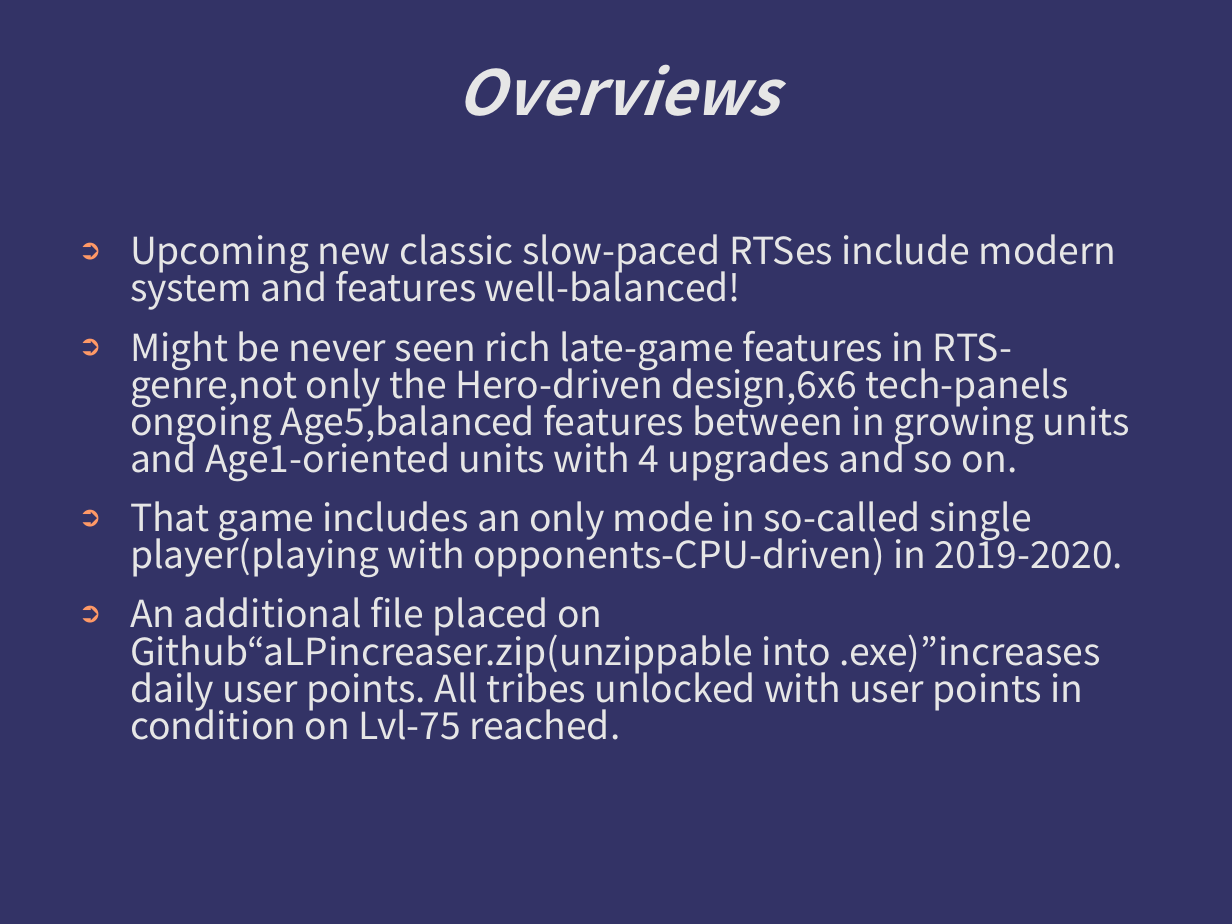
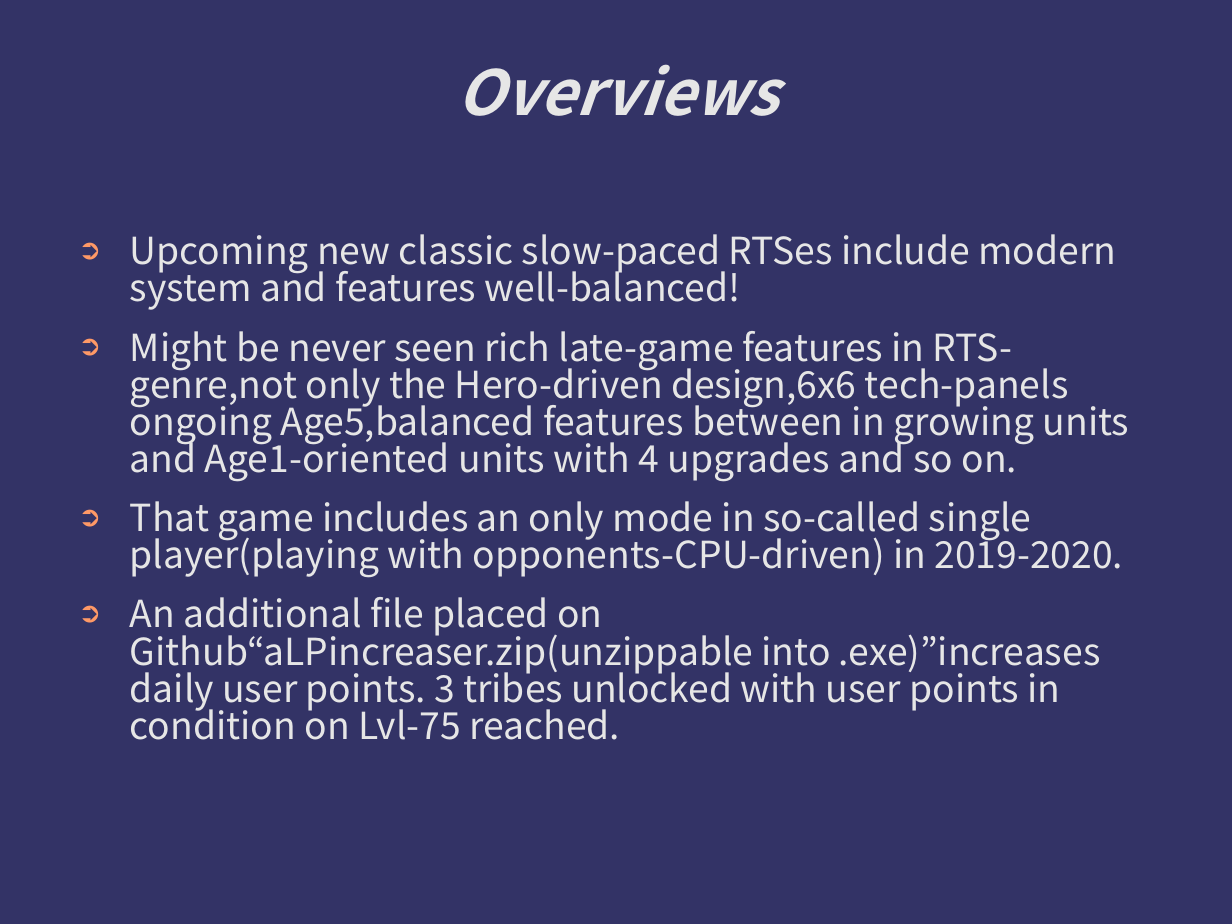
Before and after one commit to kotorize/kotorize, a slide deck: slide 2 of Manuals.ppt. Drawn at 1232x924 pixels with LibreOffice and Linux fonts; fonts in the diff are those of the drawing; background and template pictures are left out. Boxes give left, top, right and bottom in pixels: in the first picture for what was removed or moved away, otherwise in the second. Text is boxed around its words. In the diff, an @@ line names an element or a change of style, - is before the commit and + after.

```diff
--- a/Manuals.ppt
+++ b/Manuals.ppt
@@ text at (x1=130, y1=597, x2=1101, y2=740): text changed @@
-➲ An additional file placed on Github“aLPincreaser.zip(unzippable into .exe)”increases daily user points. All tribes unlocked with user points in condition on Lvl-75 reached.
+➲ An additional file placed on Github“aLPincreaser.zip(unzippable into .exe)”increases daily user points. 3 tribes unlocked with user points in condition on Lvl-75 reached.
```
Also in this commit, not shown: 2 other slides changed.
